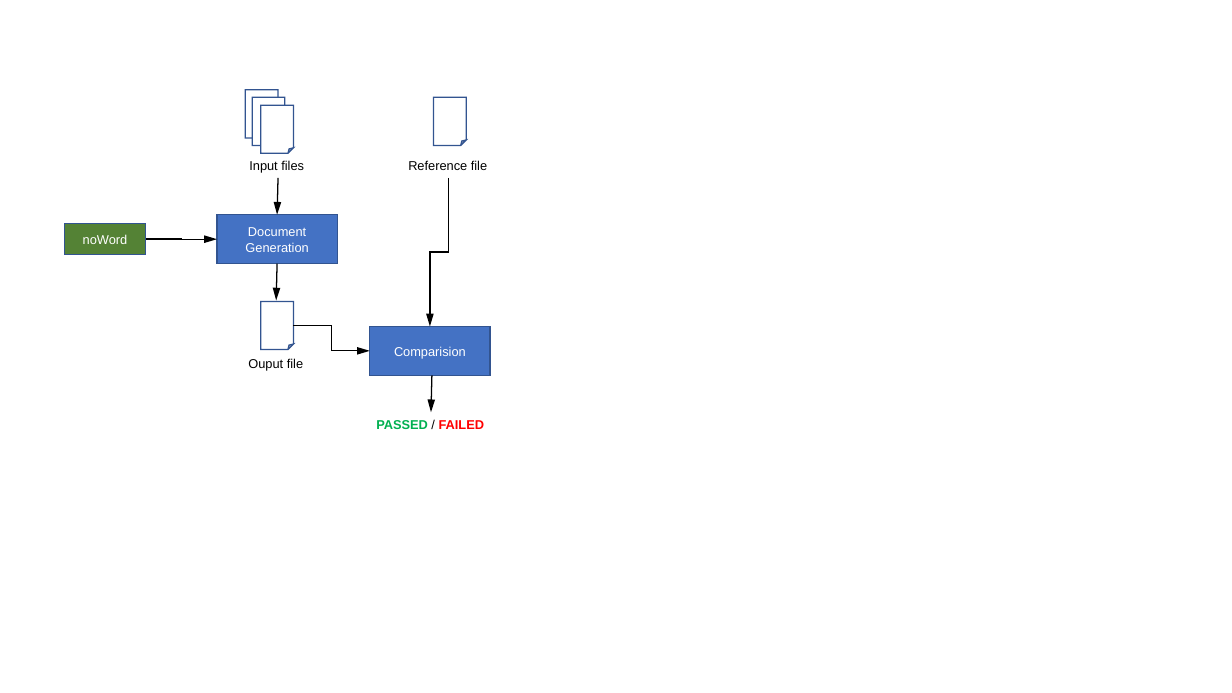
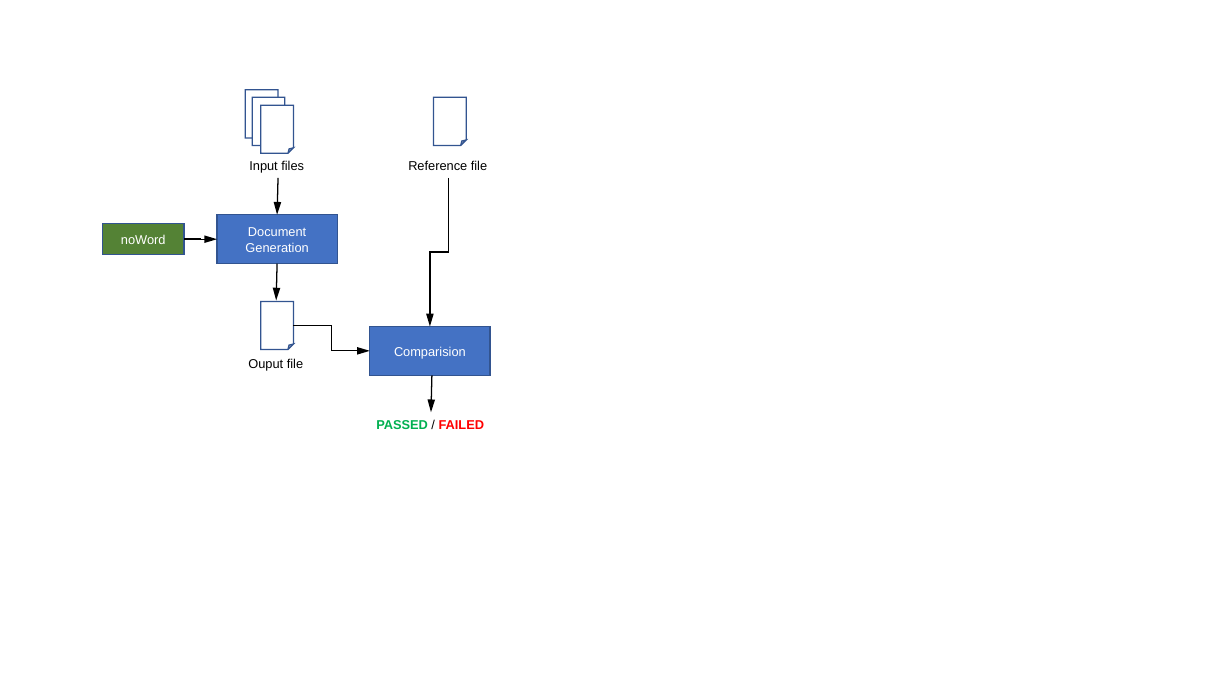
Before and after one commit to mmuellersk/noWord, a slide deck: slide 1 of validation/03_test/functional/protocol/Illustrations.pptx. Drawn at 1232x693 pixels with LibreOffice and Linux fonts; fonts in the diff are those of the drawing. Boxes give left, top, right and bottom in pixels: in the first picture for what was removed or moved away, otherwise in the second. Text is boxed around its words. In the diff, an @@ line names an element or a change of style, - is before the commit and + after.

```diff
--- a/validation/03_test/functional/protocol/Illustrations.pptx
+++ b/validation/03_test/functional/protocol/Illustrations.pptx
@@ rectangle "noWord" moved from (x1=64, y1=224, x2=145, y2=255) to (x1=103, y1=224, x2=184, y2=255) @@
@@ elbow arrow moved from (146, 239) - (217, 239) to (184, 239) - (217, 239) @@
```
Also in this commit, not shown: 6 other files.
